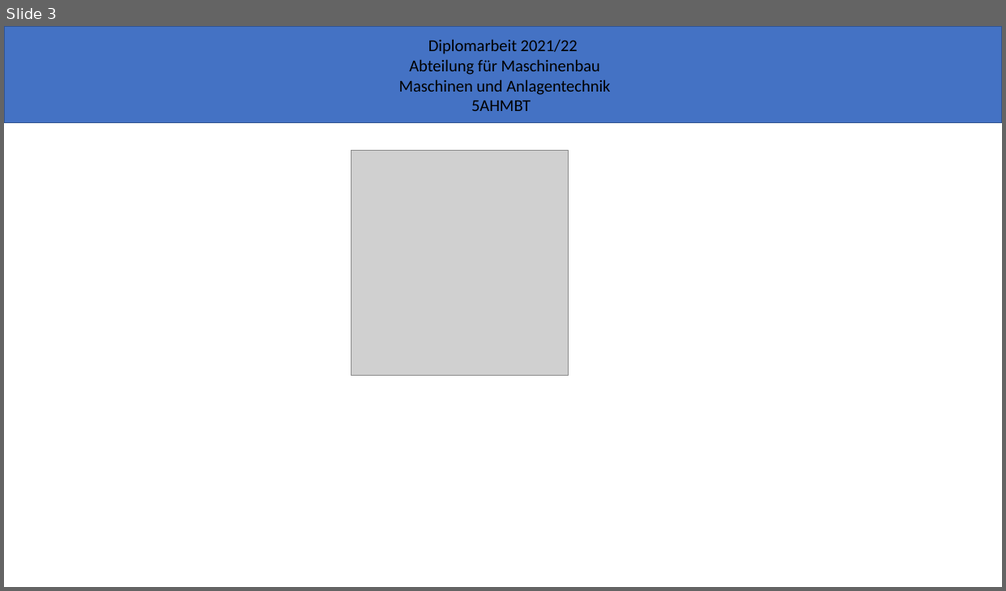
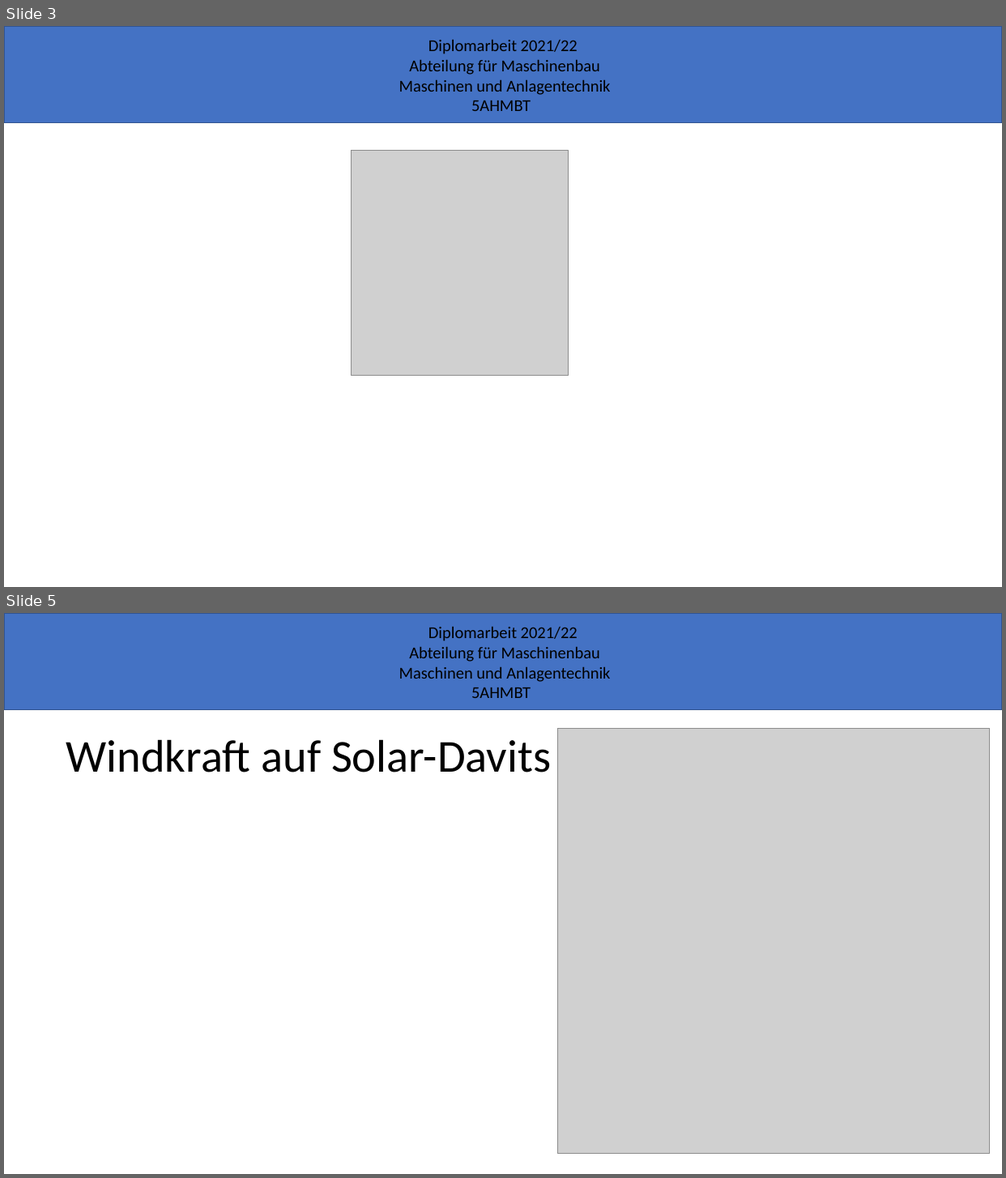
Before and after one commit to SchauerA/Maturaprojekt, a slide deck: Meilensteine/2. Meilenstein_präsentation.pptx. Shown one above the other, each under a label of ours: slide 3 before the commit, slides 3 and 5 after it; the slides between them are not shown. The pictures are 1006x591 and 1006x1178 pixels, drawn with LibreOffice and Linux fonts; fonts in the diff are those of the drawing; grey boxes stand for pictures; background and template pictures are left out. Boxes give left, top, right and bottom in pixels: in the first picture for what was removed or moved away, otherwise in the second. Text is boxed around its words. In the diff, an @@ line names an element or a change of style, - is before the commit and + after.

```diff
--- a/Meilensteine/2. Meilenstein_präsentation.pptx
+++ b/Meilensteine/2. Meilenstein_präsentation.pptx
@@ slide 5 added at (4, 613, 1002, 1174), background #FFFFFF; not listed: 2 template elements that a slide beside it also shows @@
@@ picture added at (558, 728, 990, 1154) @@
@@ title added at (66, 739, 551, 773), 44 pt, text #000000 @@
+Windkraft auf Solar-Davits
```
Also in this commit, not shown: 5 other slides added, 12 other files.
